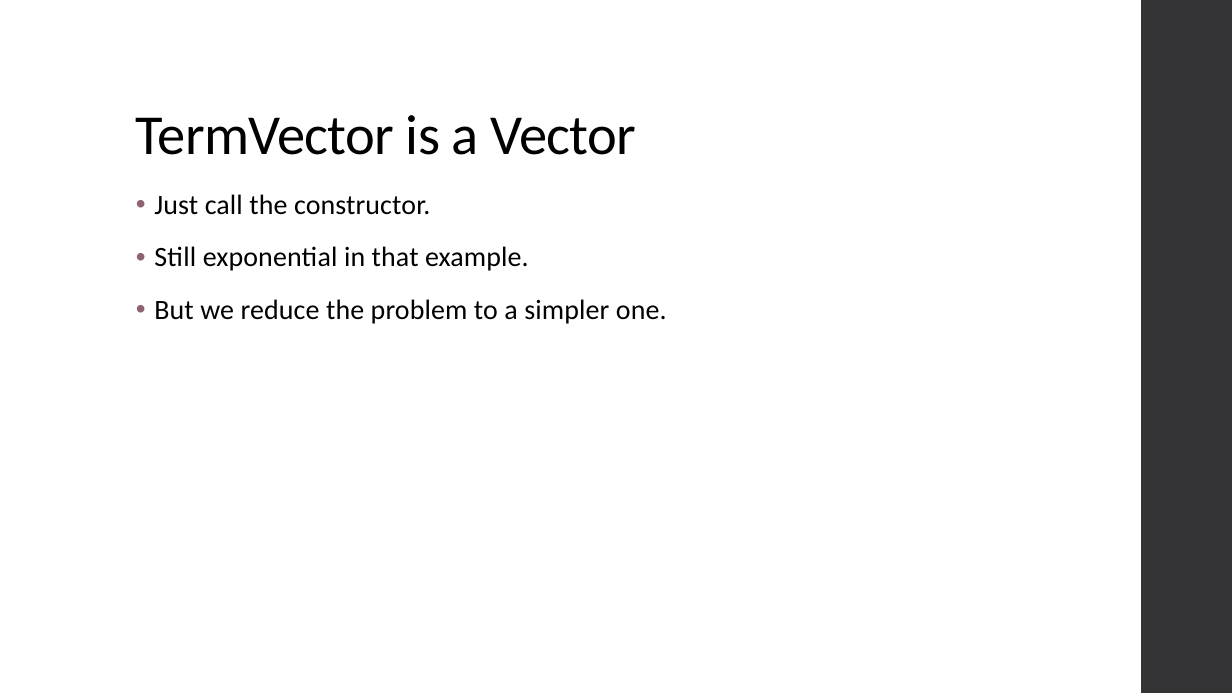
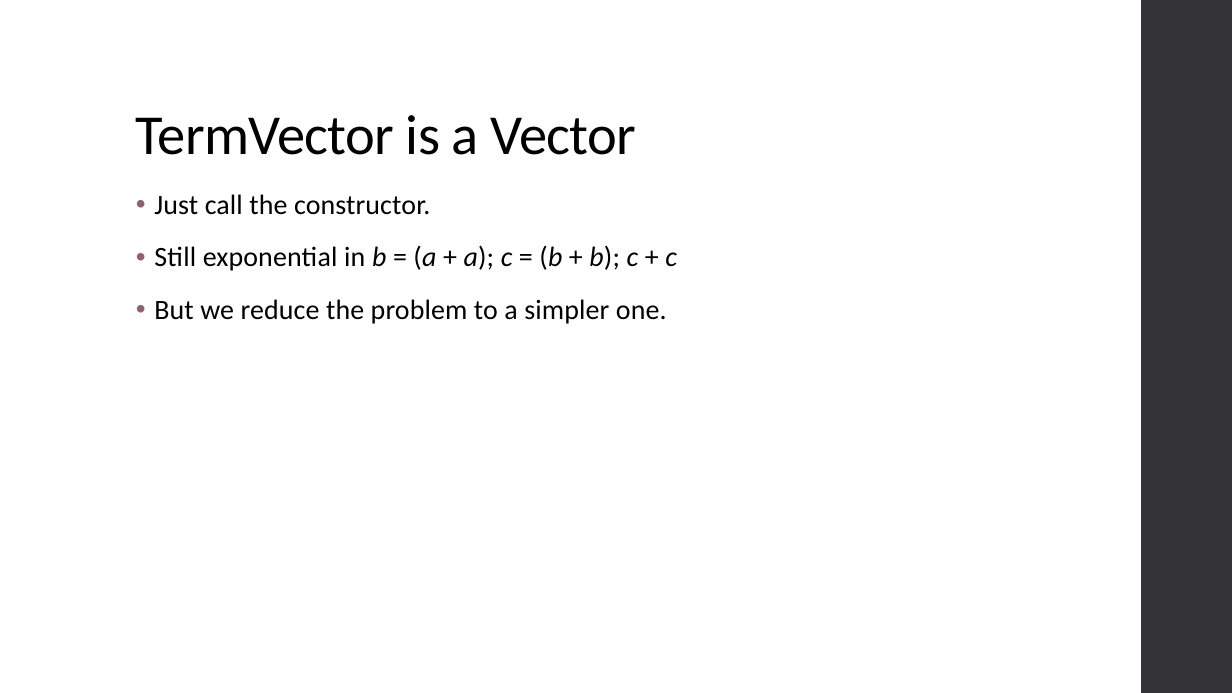
Before and after one commit to ThoughtWorksInc/DeepDarkFantasy, a slide deck: slide 29 of Talk.pptx. Drawn at 1232x693 pixels with LibreOffice and Linux fonts; fonts in the diff are those of the drawing. Boxes give left, top, right and bottom in pixels: in the first picture for what was removed or moved away, otherwise in the second. Text is boxed around its words. In the diff, an @@ line names an element or a change of style, - is before the commit and + after.

```diff
--- a/Talk.pptx
+++ b/Talk.pptx
@@ text at (x1=154, y1=245, x2=677, y2=271): text changed @@
-• Still exponential in that example.
+• Still exponential in b = (a + a); c = (b + b); c + c
```
Also in this commit, not shown: 4 other slides changed.
